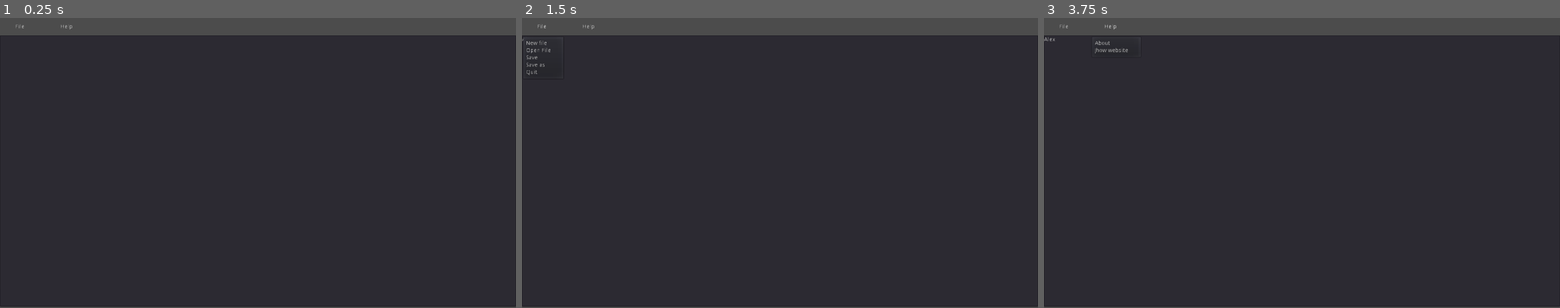
Above: before the commit, frames 1-3 (left to right).
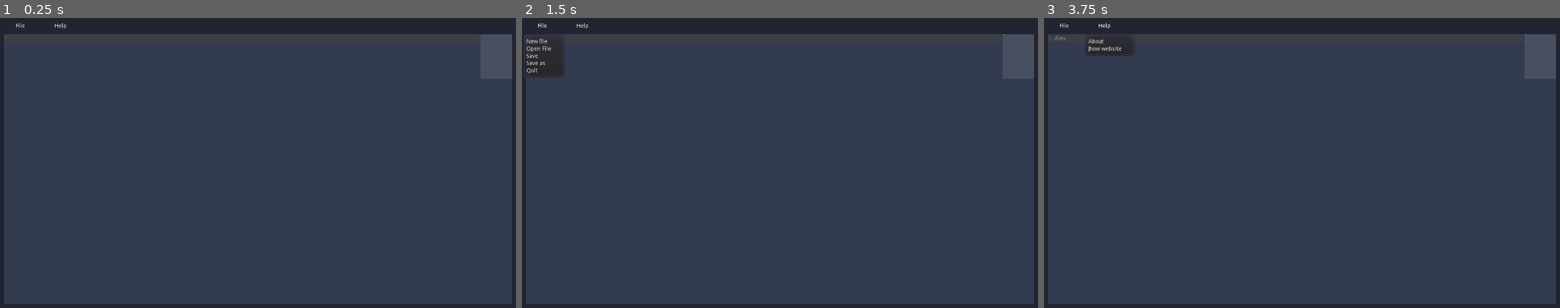
Above: after the commit, the same moments.

Repository: jonathan-santos/godot-text-editor
Game: Godot game, scene res://main.tscn
The game is run twice, just before and just after one commit, with the same random seed, the same clock (stepped at 60 frames per second) and the same inputs.
Inputs (mouse positions are in pixels of both pictures, inside the frame that each line leads up to):
- Up to frame 1 (0.25 s): no input
- Up to frame 2 (1.5 s): click (780, 171) at 0.52 s; type "Alex" at 0.6 s; click "File" at 1.25 s
- Up to frame 3 (3.75 s): click "File" at 2 s; click "File" at 2.75 s; click "Help" at 3.5 s

The runs differ from the first frame. In frame 1, 95% of the frame differs, in the area x 0-100%, y 0-100%; in frame 2, 95%; in frame 3, 95%.

Commit message:
Changed design of text editor and fixed bugs within code

Diff:
--- a/app.gd
+++ b/app.gd
@@ -1,7 +1,8 @@
 extends Control
 
 var app_name = "Text Editor"
-var current_file = "Untitled"
+const UNTITLED = "Untitled"
+var current_file = UNTITLED
 
 onready var file_menu_popup = $FileMenu.get_popup()
 onready var help_menu_popup = $HelpMenu.get_popup()
@@ -16,7 +17,7 @@
 	OS.set_window_title(app_name + " - " + current_file)
 
 func save_current_file():
-	if current_file == "Untitled":
+	if current_file == UNTITLED:
 		$SaveAsFileDialog.popup()
 		return
 
@@ -26,24 +27,26 @@
 	f.close()
 
 func _on_FileMenu_id_pressed(id):
-	if id == 0:
-		current_file = "Untitled"
-		update_window_title()
-		$TextEdit.text = ""
-	elif id == 1:
-		$OpenFileDialog.popup()
-	elif id == 2:
-		save_current_file()
-	elif id == 3:
-		$SaveAsFileDialog.popup()
-	elif id == 4:
-		get_tree().quit()
+	match id:
+		0:
+			current_file = UNTITLED
+			update_window_title()
+			$TextEdit.text = ""
+		1:
+			$OpenFileDialog.popup()
+		2:
+			save_current_file()
+		3:
+			$SaveAsFileDialog.popup()
+		4:
+			get_tree().quit()
 
 func _on_HelpMenu_id_pressed(id):
-	if id == 0:
-		$AboutWindow.popup()
-	elif id == 1:
-		OS.shell_open("https://jhow.io")
+	match id:
+		0:
+			$AboutWindow.popup()
+		1:
+			OS.shell_open("https://jhow.io")
 
 func _on_OpenFileDialog_file_selected(path):
 	current_file = path
--- a/main.tscn
+++ b/main.tscn
@@ -7,12 +7,30 @@
 anchor_bottom = 1.0
 script = ExtResource( 1 )
 
+[node name="ColorRect" type="ColorRect" parent="."]
+anchor_right = 1.0
+anchor_bottom = 1.0
+color = Color( 0.12549, 0.145098, 0.192157, 1 )
+__meta__ = {
+"_edit_use_anchors_": false
+}
+
 [node name="TextEdit" type="TextEdit" parent="."]
-anchor_top = 0.5
 anchor_right = 1.0
-anchor_bottom = 0.5
-margin_top = -317.0
-margin_bottom = 356.0
+anchor_bottom = 1.0
+margin_left = 10.0
+margin_top = 40.0
+margin_right = -10.0
+margin_bottom = -10.0
+custom_colors/font_color = Color( 0.556863, 0.564706, 0.584314, 1 )
+custom_colors/background_color = Color( 0.2, 0.231373, 0.309804, 1 )
+highlight_current_line = true
+syntax_highlighting = true
+show_line_numbers = true
+minimap_draw = true
+__meta__ = {
+"_edit_use_anchors_": false
+}
 
 [node name="OpenFileDialog" type="FileDialog" parent="."]
 margin_left = 175.0
@@ -36,9 +54,10 @@
 current_path = "/Users/jonathan/drive/jhow/gamedev/godot/Text Editor/"
 
 [node name="FileMenu" type="MenuButton" parent="."]
-margin_top = -0.420448
-margin_right = 99.0
-margin_bottom = 43.5796
+margin_left = 0.707108
+margin_top = -0.44545
+margin_right = 100.707
+margin_bottom = 39.5546
 text = "File"
 items = [ "New file", null, 0, false, false, 0, 0, null, "", false, "Open File", null, 0, false, false, 1, 0, null, "", false, "Save", null, 0, false, false, 2, 0, null, "", false, "Save as", null, 0, false, false, 3, 0, null, "", false, "Quit", null, 0, false, false, 4, 0, null, "", false ]
 switch_on_hover = true
@@ -47,10 +66,9 @@
 }
 
 [node name="HelpMenu" type="MenuButton" parent="."]
-margin_left = 115.966
-margin_top = 0.286659
-margin_right = 214.966
-margin_bottom = 44.2867
+margin_left = 100.0
+margin_right = 200.0
+margin_bottom = 40.0
 text = "Help"
 items = [ "About", null, 0, false, false, 0, 0, null, "", false, "Jhow website", null, 0, false, false, 1, 0, null, "", false ]
 switch_on_hover = true
--- a/project.godot
+++ b/project.godot
@@ -24,7 +24,7 @@
 window/size/width=1280
 window/size/height=720
 window/dpi/allow_hidpi=true
-window/stretch/mode="2d"
+window/stretch/mode="viewport"
 window/stretch/aspect="expand"
 
 [rendering]
